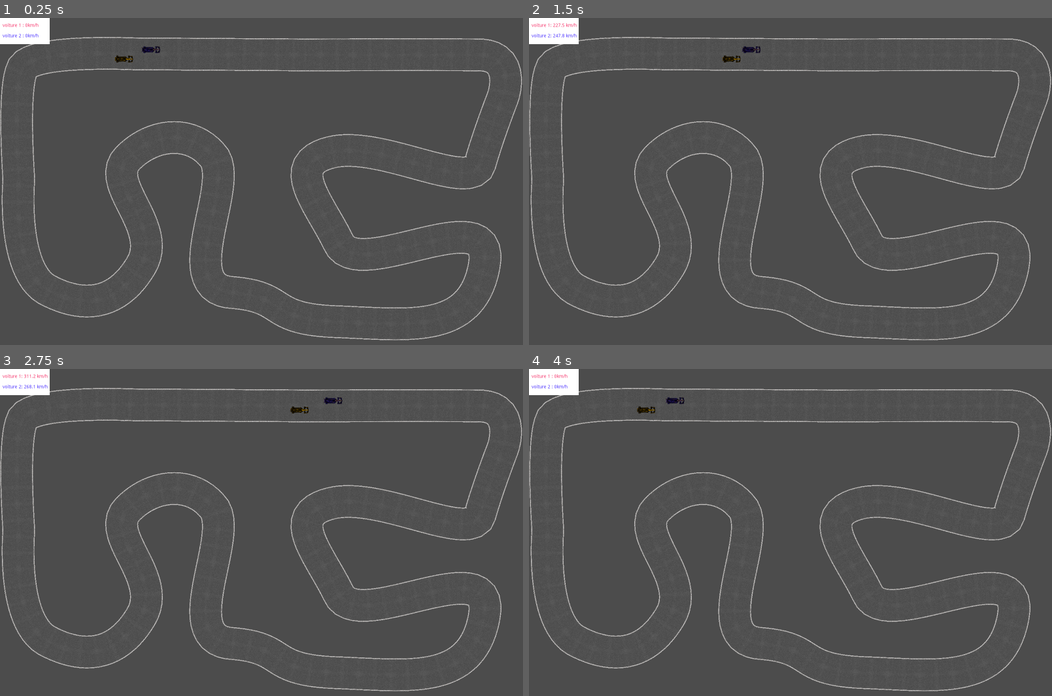
Above: before the commit, frames 1-4 (two rows, left to right).
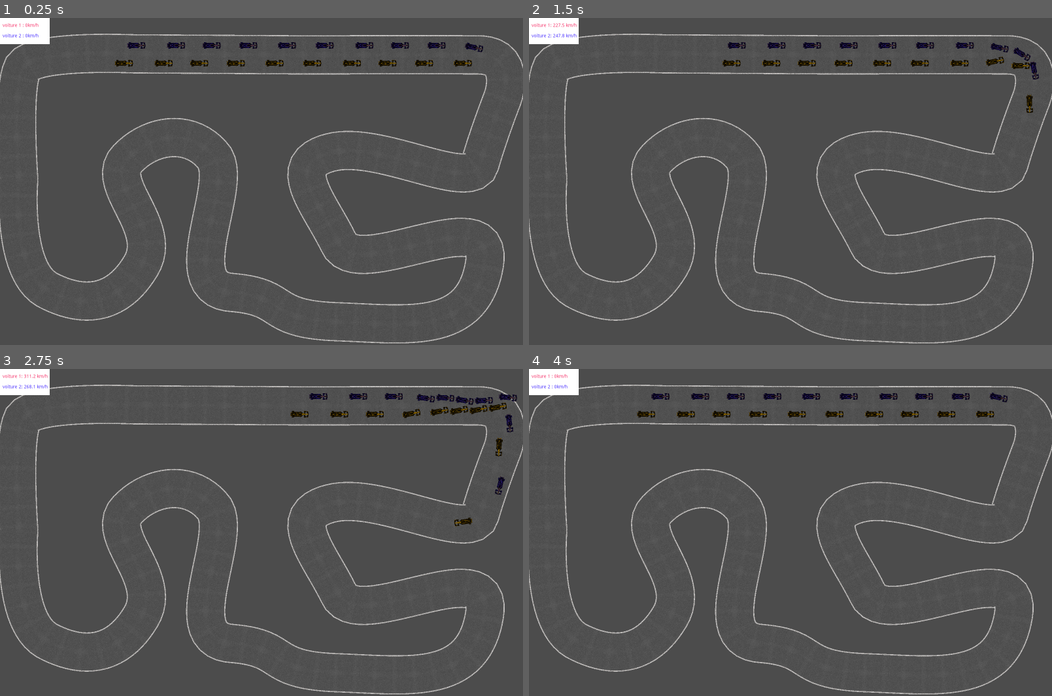
Above: after the commit, the same moments.

Repository: gargamal/race_manager
Game: Godot game, scene res://scene/race.tscn
Same seed, same stepped clock (60 frames per second), same inputs: the game is played once before the commit and once after it.
Inputs:
- Up to frame 1 (0.25 s): no input
- Up to frame 2 (1.5 s): tap Enter (ui_accept) at 0.5, 0.77 s
- Up to frame 3 (2.75 s): tap Enter (ui_accept) at 1.52 s
- Up to frame 4 (4 s): tap Enter (ui_accept) at 3.02, 3.77 s

The runs differ from the first frame. In frame 1, 7.4% of the frame differs, in the area x 0-100%, y 4-100%; in frame 2, 7.4%; in frame 3, 7.4%; in frame 4, 7.4%.

Commit message:
New : ajouter d'un autre raycast pour éviter de foncer sur une autre voiture.
fix : les voitures reste bloqué aprés un freinage / vitesse 0 / demande de freinage
fix : si une voiture est sur son coté elle ne la collisionne pas
fix : on applique un léger rebond quand les voitures se frolle
fix : il faut d'abord tester la position de la voiture sur la piste pour éviter qu'elle roule à l'envers
fix : lors d'un demi-tour on le garde jusqu'à ce que le manoeuvre soit fini.

Diff:
--- a/scene/car.tscn
+++ b/scene/car.tscn
@@ -8,7 +8,7 @@
 ]]
 collision_layer = 8
 collision_mask = 2147483663
-collision/safe_margin = 5.0
+collision/safe_margin = 6.0
 script = ExtResource( 1 )
 
 [node name="col" type="CollisionPolygon2D" parent="."]
@@ -64,3 +64,11 @@
 cast_to = Vector2( 500, 500 )
 collision_mask = 15
 collide_with_areas = true
+
+[node name="detect_crash" type="RayCast2D" parent="."]
+position = Vector2( 40, 0 )
+scale = Vector2( 0.2, 0.2 )
+enabled = true
+cast_to = Vector2( 500, 0 )
+collision_mask = 8
+collide_with_areas = true
--- a/scene/race.tscn
+++ b/scene/race.tscn
@@ -23,13 +23,13 @@
 curve = SubResource( 1 )
 
 [node name="circuit" parent="." instance=ExtResource( 1 )]
-width = 250.0
+width = 300.0
 border_width = 200
 node_path = NodePath("../path_road")
 
 [node name="car_1" parent="." instance=ExtResource( 2 )]
 modulate = Color( 0.568627, 0.419608, 0.0235294, 1 )
-position = Vector2( -1224, -936 )
+position = Vector2( -1224, -904 )
 car_name = "voiture 2"
 max_speed = 75.0
 accelerate_G = 5.0
@@ -37,7 +37,124 @@
 
 [node name="car_2" parent="." instance=ExtResource( 2 )]
 modulate = Color( 0.298039, 0.2, 1, 1 )
-position = Vector2( -960, -1008 )
+position = Vector2( -1072, -1040 )
+car_name = "voiture 1"
+
+[node name="car_3" parent="." instance=ExtResource( 2 )]
+modulate = Color( 0.568627, 0.419608, 0.0235294, 1 )
+position = Vector2( -920, -904 )
+car_name = "voiture 2"
+max_speed = 75.0
+accelerate_G = 5.0
+direction_angle_degree = 30.0
+
+[node name="car_4" parent="." instance=ExtResource( 2 )]
+modulate = Color( 0.298039, 0.2, 1, 1 )
+position = Vector2( -768, -1040 )
+car_name = "voiture 1"
+
+[node name="car_5" parent="." instance=ExtResource( 2 )]
+modulate = Color( 0.568627, 0.419608, 0.0235294, 1 )
+position = Vector2( -648, -904 )
+car_name = "voiture 2"
+max_speed = 75.0
+accelerate_G = 5.0
+direction_angle_degree = 30.0
+
+[node name="car_6" parent="." instance=ExtResource( 2 )]
+modulate = Color( 0.298039, 0.2, 1, 1 )
+position = Vector2( -496, -1040 )
+car_name = "voiture 1"
+
+[node name="car_7" parent="." instance=ExtResource( 2 )]
+modulate = Color( 0.568627, 0.419608, 0.0235294, 1 )
+position = Vector2( -368, -904 )
+car_name = "voiture 2"
+max_speed = 75.0
+accelerate_G = 5.0
+direction_angle_degree = 30.0
+
+[node name="car_8" parent="." instance=ExtResource( 2 )]
+modulate = Color( 0.298039, 0.2, 1, 1 )
+position = Vector2( -216, -1040 )
+car_name = "voiture 1"
+
+[node name="car_9" parent="." instance=ExtResource( 2 )]
+modulate = Color( 0.568627, 0.419608, 0.0235294, 1 )
+position = Vector2( -72, -904 )
+car_name = "voiture 2"
+max_speed = 75.0
+accelerate_G = 5.0
+direction_angle_degree = 30.0
+
+[node name="car_10" parent="." instance=ExtResource( 2 )]
+modulate = Color( 0.298039, 0.2, 1, 1 )
+position = Vector2( 80, -1040 )
+car_name = "voiture 1"
+
+[node name="car_11" parent="." instance=ExtResource( 2 )]
+modulate = Color( 0.568627, 0.419608, 0.0235294, 1 )
+position = Vector2( 216, -904 )
+car_name = "voiture 2"
+max_speed = 75.0
+accelerate_G = 5.0
+direction_angle_degree = 30.0
+
+[node name="car_12" parent="." instance=ExtResource( 2 )]
+modulate = Color( 0.298039, 0.2, 1, 1 )
+position = Vector2( 368, -1040 )
+car_name = "voiture 1"
+
+[node name="car_13" parent="." instance=ExtResource( 2 )]
+modulate = Color( 0.568627, 0.419608, 0.0235294, 1 )
+position = Vector2( 520, -904 )
+car_name = "voiture 2"
+max_speed = 75.0
+accelerate_G = 5.0
+direction_angle_degree = 30.0
+
+[node name="car_14" parent="." instance=ExtResource( 2 )]
+modulate = Color( 0.298039, 0.2, 1, 1 )
+position = Vector2( 672, -1040 )
+car_name = "voiture 1"
+
+[node name="car_15" parent="." instance=ExtResource( 2 )]
+modulate = Color( 0.568627, 0.419608, 0.0235294, 1 )
+position = Vector2( 792, -904 )
+car_name = "voiture 2"
+max_speed = 75.0
+accelerate_G = 5.0
+direction_angle_degree = 30.0
+
+[node name="car_16" parent="." instance=ExtResource( 2 )]
+modulate = Color( 0.298039, 0.2, 1, 1 )
+position = Vector2( 944, -1040 )
+car_name = "voiture 1"
+
+[node name="car_17" parent="." instance=ExtResource( 2 )]
+modulate = Color( 0.568627, 0.419608, 0.0235294, 1 )
+position = Vector2( 1072, -904 )
+car_name = "voiture 2"
+max_speed = 75.0
+accelerate_G = 5.0
+direction_angle_degree = 30.0
+
+[node name="car_18" parent="." instance=ExtResource( 2 )]
+modulate = Color( 0.298039, 0.2, 1, 1 )
+position = Vector2( 1224, -1040 )
+car_name = "voiture 1"
+
+[node name="car_19" parent="." instance=ExtResource( 2 )]
+modulate = Color( 0.568627, 0.419608, 0.0235294, 1 )
+position = Vector2( 1368, -904 )
+car_name = "voiture 2"
+max_speed = 75.0
+accelerate_G = 5.0
+direction_angle_degree = 30.0
+
+[node name="car_20" parent="." instance=ExtResource( 2 )]
+modulate = Color( 0.298039, 0.2, 1, 1 )
+position = Vector2( 1520, -1040 )
 car_name = "voiture 1"
 
 [node name="Timer" type="Timer" parent="."]
--- a/script/car.gd
+++ b/script/car.gd
@@ -12,8 +12,9 @@
 const GRAVAR_COEF_BRAKE = 1.1
 const CAR_HEIGHT = 500
 const CAR_WIDTH = 150
-const LIMIT_BEFORE_ZERO_VELOCITY = 0.1
-const MIN_SPEED = 5.0
+const LIMIT_CIRCUIT_WIDTH = 120
+const LIMIT_BEFORE_ZERO_VELOCITY = 0.01
+const MIN_SPEED = 0.01
 const SPEED_MAX_TURN = 40
 const GRAVAR_SPEED = 40.0
 const GRAVAR_ANGLE = PI * 8.0 / 360.0
@@ -40,6 +41,8 @@
 	$detect_car_left.enabled = true
 	$detect_car_right.cast_to = size_car_ray_cast
 	$detect_car_right.enabled = true
+	$detect_crash.cast_to = size_car_ray_cast
+	$detect_crash.enabled = true
 
 	var circuit_width = get_parent().get_node("circuit").width
 	var circuit_with_ray_cast = circuit_width * 4.0
@@ -62,16 +65,29 @@
 	var direction = direction()
 	if ROAD_TYPE.ROAD == road_type:
 		if direction == DIRECTION.BRAKE:
-			brake()
+			if velocity.length() / SCALE < MIN_SPEED:
+				accelerate(delta)
+			else:
+				brake()
 
 		elif direction == DIRECTION.TURN_LEFT or direction == DIRECTION.TURN_RIGHT:
 			accelerate(delta)
 			turn(direction, direction_angle)
 
 		elif direction == DIRECTION.TURN_AND_BRAKE_LEFT or direction == DIRECTION.TURN_AND_BRAKE_RIGHT:
-			turn_and_brake(direction)
-
-		else:
+			if velocity.length() / SCALE < MIN_SPEED:
+				accelerate(delta)
+				turn(direction, direction_angle)
+			else:
+				turn_and_brake(direction)
+
+		else:
+			var is_col_on_left = $detect_turn_left.is_colliding() and not $detect_turn_left.get_collider().is_in_group("car")
+			var is_col_on_right = $detect_turn_rigth.is_colliding() and not $detect_turn_rigth.get_collider().is_in_group("car")
+			if is_col_on_left and is_col_on_right:
+				var dist = get_distance_collision($detect_turn_left) - get_distance_collision($detect_turn_rigth)
+				if dist > LIMIT_CIRCUIT_WIDTH :
+					turn(DIRECTION.TURN_LEFT if sign(dist) >= 0 else DIRECTION.TURN_RIGHT, PI / 360.0)
 			accelerate(delta)
 
 	else:
@@ -92,10 +108,10 @@
 	if collision  and collision.collider is KinematicBody2D and collision.collider.is_in_group("car"):
 		var angle = collision.normal.angle()
 		var bounce = velocity.bounce(collision.normal).normalized().angle()
-		if 0.0 < angle and angle < PI / 4.0:
-			turn(DIRECTION.TURN_LEFT, bounce / 3.0)
-		elif 0.0 > angle and angle > -PI / 4.0:
-			turn(DIRECTION.TURN_RIGHT, bounce / 3.0)
+		if 0.0 < angle and angle < PI / 4.0 or -3.0 * PI / 4.0 < angle and angle < 0.0:
+			turn(DIRECTION.TURN_LEFT, bounce / 15.0)
+		elif 0.0 > angle and angle > -PI / 4.0 or 3.0 * PI / 4.0 > angle and angle > 0.0:
+			turn(DIRECTION.TURN_RIGHT, bounce / 15.0)
 		else:
 			brake()
 
@@ -179,10 +195,10 @@
 	if ROAD_TYPE.ROAD == road_type:
 		var direction_colision = direction_colision()
 		var direction_position_car = direction_position_car()
-		if direction_colision != DIRECTION.DONT_TURN:
+		if direction_position_car != DIRECTION.DONT_TURN:
+			direction = direction_position_car
+		else:
 			direction = direction_colision
-		else:
-			direction = direction_position_car
 	else:
 		var direction_out_limit = direction_out_limit()
 		direction = direction_out_limit
@@ -261,17 +277,20 @@
 
 
 func direction_position_car() -> int:
+	var crash_with_another_car = $detect_crash.is_colliding()
 	var is_col_on_left = $detect_turn_left.is_colliding()
 	var is_bad_left = is_col_on_left and $detect_turn_left.get_collider().is_in_group("interior")
 	var is_col_on_right = $detect_turn_rigth.is_colliding()
 	var is_bad_right = is_col_on_right and $detect_turn_rigth.get_collider().is_in_group("exterior")
 
-	if is_bad_right and not is_col_on_left:
-		return DIRECTION.TURN_LEFT
+	if crash_with_another_car:
+		return DIRECTION.BRAKE
+	elif is_bad_right and not is_col_on_left:
+		return DIRECTION.TURN_AND_BRAKE_LEFT if current_direction == DIRECTION.TURN_AND_BRAKE_LEFT else DIRECTION.TURN_AND_BRAKE_RIGHT
 	elif is_bad_left and not is_col_on_right:
-		return DIRECTION.TURN_RIGHT
+		return DIRECTION.TURN_AND_BRAKE_RIGHT if current_direction == DIRECTION.TURN_AND_BRAKE_RIGHT else DIRECTION.TURN_AND_BRAKE_LEFT
 	elif is_bad_left and is_bad_right:
-		return DIRECTION.TURN_AND_BRAKE_LEFT
+		return DIRECTION.TURN_AND_BRAKE_LEFT if current_direction == DIRECTION.TURN_AND_BRAKE_LEFT else DIRECTION.TURN_AND_BRAKE_RIGHT
 	else:
 		return DIRECTION.DONT_TURN
 
--- a/script/circuit.gd
+++ b/script/circuit.gd
@@ -4,6 +4,7 @@
 export(int)var border_width := 500
 export(NodePath) var node_path
 
+var polygon_interior
 
 func _ready():
 	var node := get_node(node_path)
@@ -13,6 +14,21 @@
 		$limit_interior/col.polygon = build_interior(polygon)
 		$limit_exterior/col.polygon = build_exterior(polygon)
 		self.points = polygon
+
+
+func get_nearest_point(target :Vector2) -> Vector2:
+	var distance_squared = target.distance_squared_to(points[0])
+	var nearest_point = points[0]
+	var next_point = points[1]
+	var idx = 0
+
+	for point in points:
+		if target.distance_squared_to(point) < distance_squared:
+			nearest_point = point
+			next_point = points[idx + 1 if idx + 1 < points.size() - 1 else 0]
+		idx += 1
+
+	return (next_point - nearest_point).normalized()
 
 
 func get_polygon_adjust(path_road) -> Array:
